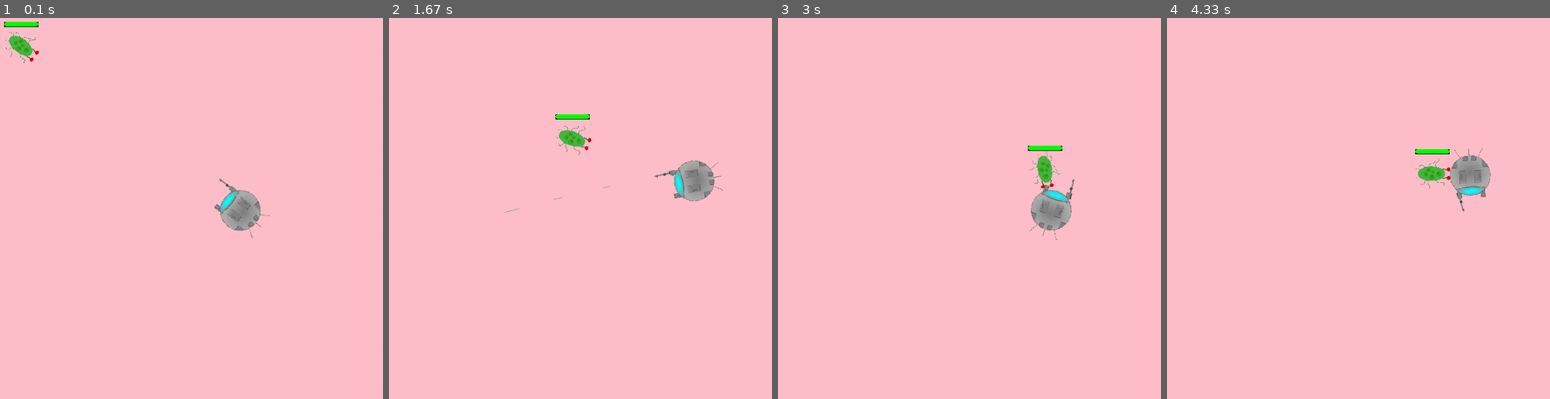
Above: before the commit, frames 1-4 (left to right).
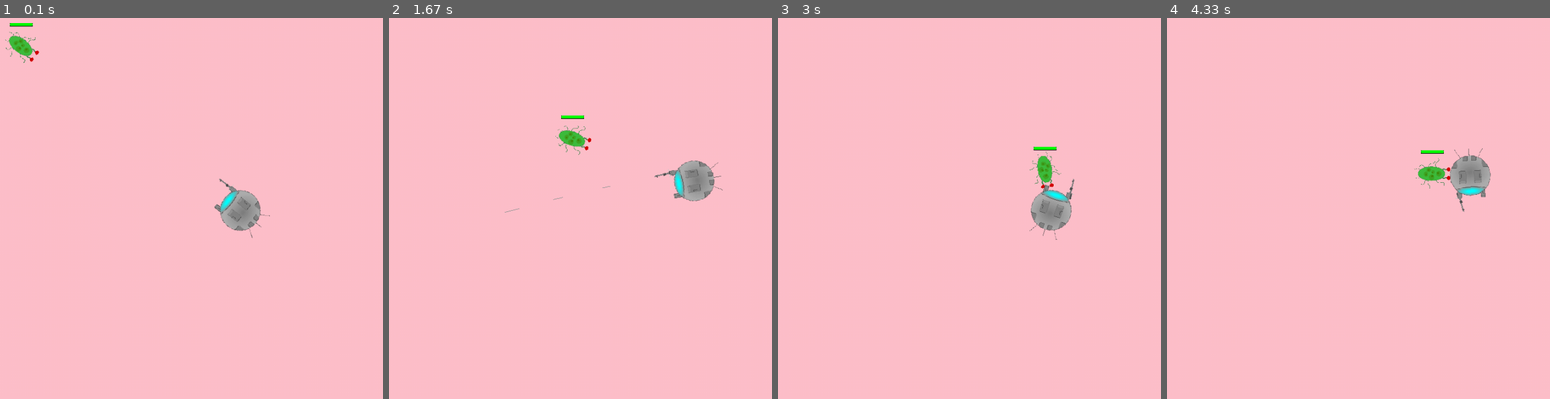
Above: after the commit, the same moments.

Repository: 12ali21/pygame-shooter
Game: pygame game, started from main.py
The game is run twice, just before and just after one commit, with the same random seed, the same clock (stepped at 60 frames per second) and the same inputs.
Inputs (mouse positions are in pixels of both pictures, inside the frame that each line leads up to):
- Up to frame 1 (0.1 s): no input
- Up to frame 2 (1.67 s): click (630, 212) at 0.38 s; hold D 0.67-1.13 s; click (outside the picture) at 0.75 s; hold W 1.17-1.47 s; click (634, 242) at 1.25 s; hold D from 1.5 s (still down); click (492, 216) at 1.58 s
- Up to frame 3 (3 s): release D at 1.97 s; hold A 2-2.53 s; click (1076, 311) at 2.08 s; hold S 2.57-2.87 s; click (839, 318) at 2.65 s; hold A from 2.9 s (still down); click (1103, 52) at 2.98 s
- Up to frame 4 (4.33 s): release A at 3.3 s; hold W 3.33-3.7 s; click (outside the picture) at 3.42 s; hold D from 3.73 s (still down); click (1473, 250) at 3.82 s

The runs differ from the first frame. In frame 1, 0.1% of the frame differs, in the area x 0-11%, y 0-3%; in frame 2, 0.1%; in frame 3, 0.1%, in the area x 65-75%, y 33-35%; in frame 4, less than 0.1%.

Commit message:
map random generation (need camera to continue)

Diff:
--- a/character.py
+++ b/character.py
@@ -90,7 +90,7 @@
         self.animator.add_animation(self.WALK_ANIMATION, util.get_data_dir('amoebite/walk'), scale=0.1)
         self.bite_timer = util.CallbackTimer(1, self.bite_target, call_first=True)
 
-        self.healthbar = DefaultHealthBar(all_sprites_group, height=8, length=60, owner=self)
+        self.healthbar = DefaultHealthBar(all_sprites_group, height=5, length=40, owner=self)
 
 
     def update(self, dt):
--- /dev/null
+++ b/game_map.py
@@ -0,0 +1,42 @@
+import numpy as np
+from perlin_noise import PerlinNoise
+import pygame
+
+def generate(n_tiles : pygame.Vector2, seed=None, tile_size=10):
+    return Map(n_tiles, seed, tile_size)
+
+
+OCTAVES = 5
+BACKGROUND_COLOR = (145, 117, 93)
+TILE_COLOR = (82, 44, 11)
+
+class Map:
+    surface = None
+    def __init__(self, n_tiles: pygame.Vector2, seed=None, tile_size=10) -> None:
+        self.n_tiles = n_tiles
+        self.tile_size = tile_size
+
+        self.noise = PerlinNoise(octaves=OCTAVES,seed=seed)
+        self.map_tiles = np.zeros(n_tiles, dtype=np.bool_)
+
+        for x in range(n_tiles[0]):
+            for y in range(n_tiles[1]):
+                n = self.noise((x/n_tiles[0], y/n_tiles[1]))
+                n = (n+1)/2
+
+                if n>0.53:
+                    self.map_tiles[x][y] = True
+
+    def get_surface(self):
+        if not self.surface:
+            surface_size = (self.n_tiles[0] * self.tile_size, self.n_tiles[1] * self.tile_size)
+            self.surface = pygame.Surface(surface_size)
+            self.surface.fill(BACKGROUND_COLOR)
+
+            size = self.map_tiles.shape
+            for x in range(size[0]):
+                for y in range(size[1]):
+                    if self.map_tiles[x][y]:
+                        rect = pygame.Rect(x*self.tile_size, y*self.tile_size, self.tile_size, self.tile_size)
+                        pygame.draw.rect(self.surface, TILE_COLOR, rect)
+        return self.surface
--- a/main_test.py
+++ b/main_test.py
@@ -1,28 +1,75 @@
 import pygame
-from healthbar import PlayerHealthBar
+from perlin_noise import PerlinNoise
+import math
+import game_map
 
-screen = pygame.display.set_mode((1000,800))
+
+screen_size = (800,600)
+screen = pygame.display.set_mode(screen_size, pygame.RESIZABLE)
 clock = pygame.time.Clock()
 
-group = pygame.sprite.Group()
-
-bar = PlayerHealthBar(group, height=10, length=200, full_hp=1000, position=(300,300))
 
 running = True
 
 hp = 10
+seed = 1234
+
+g_map = game_map.generate((200,200), seed=seed, tile_size=25)
+generated_map = g_map.get_surface()
+# generated_map = pygame.Surface(screen_size)
+# generated_map.fill((145, 117, 93))
+# for x in range(screen_size[0]):
+#     for y in range(screen_size[1]):
+#         n = math.fabs(noise([x*noise_scale, y*noise_scale]))
+#         if(n>0.1):
+#             generated_map.set_at([x, y], (82, 44, 11))
+
+
+print("Map generated!")
+
+x, y = 0,0
+v = 1000
 while running:
     for event in pygame.event.get():
         if event.type == pygame.QUIT:
             running = False
-    hp +=1
-    bar.update(hp)
 
-    screen.fill('pink')
+    keys = pygame.key.get_pressed()
+    if keys[pygame.K_w]:
+        y += v*dt/1000
+    if keys[pygame.K_d]:
+        x -= v*dt/1000
+    if keys[pygame.K_s]:
+        y -= v*dt/1000
+    if keys[pygame.K_a]:
+        x += v*dt/1000
+
+
+    screen.fill('white')
 
     # Draw here
-    group.draw(screen)
+    screen.blit(generated_map, (x,y))
     # screen.blit(bar.surface, bar.rect)
 
     pygame.display.flip()
     dt = clock.tick(60)
+    print(1/dt*1000)
+pygame.quit()
+
+# import matplotlib.pyplot as plt
+# from perlin_noise import PerlinNoise
+# import numpy as np
+
+# noise = PerlinNoise(octaves=15, seed=1)
+# xpix, ypix = 200, 200
+# pic = np.zeros((xpix, ypix))
+# for x in range(xpix):
+#     for y in range(ypix):
+#         n = (noise((x/xpix, y/ypix)) + 1)/2
+#         if(n > 0.5):
+#             pic[x][y] = -1
+
+# print(pic.min(), pic.max())
+
+# plt.imshow(pic, cmap='gray')
+# plt.show()
Binary file added: data/enemy2/walk/1.png
Binary file added: data/enemy2/walk/10.png
Binary file added: data/enemy2/walk/2.png
Binary file added: data/enemy2/walk/3.png
Binary file added: data/enemy2/walk/4.png
Binary file added: data/enemy2/walk/5.png
Binary file added: data/enemy2/walk/6.png
Binary file added: data/enemy2/walk/7.png
Binary file added: data/enemy2/walk/8.png
Binary file added: data/enemy2/walk/9.png
